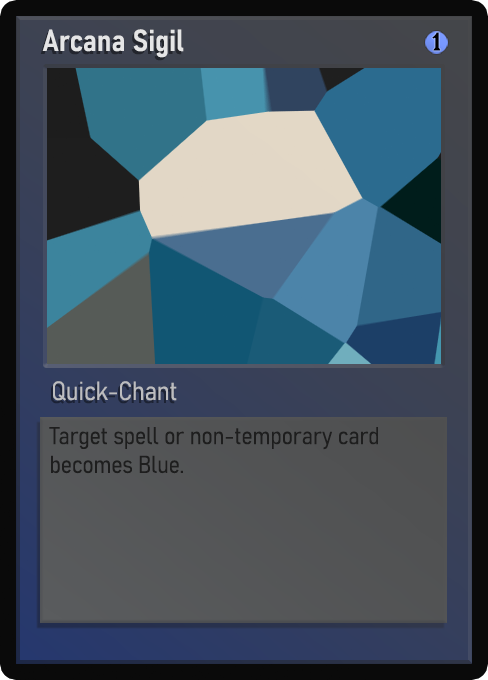
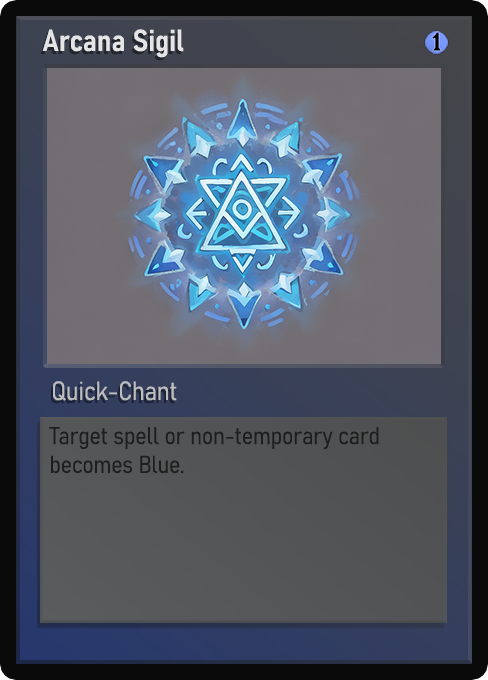
The second 488 x 680 image is a revision of the first. Changes to its layers:
painted on "Name" over [left=71, top=29, right=167, bottom=57]
painted on "Class" over [left=55, top=383, right=156, bottom=401]
painted on "Desc_norm" over [left=56, top=427, right=379, bottom=474]
painted on "Artwork" over [left=47, top=68, right=441, bottom=364]
